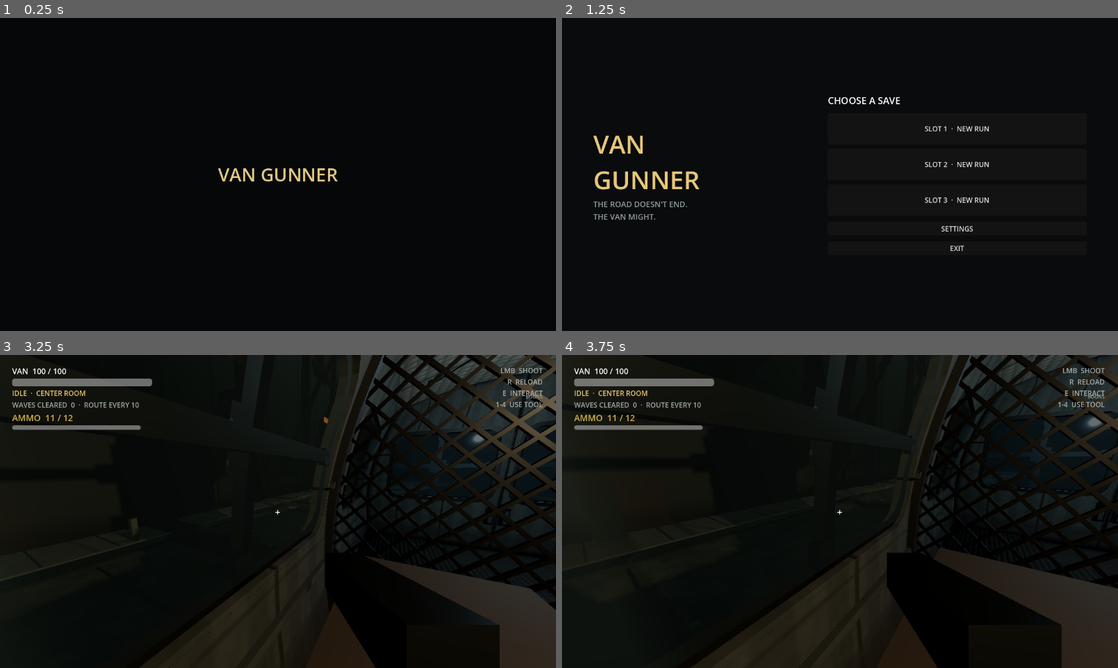
Above: before the commit, frames 1-4 (two rows, left to right).
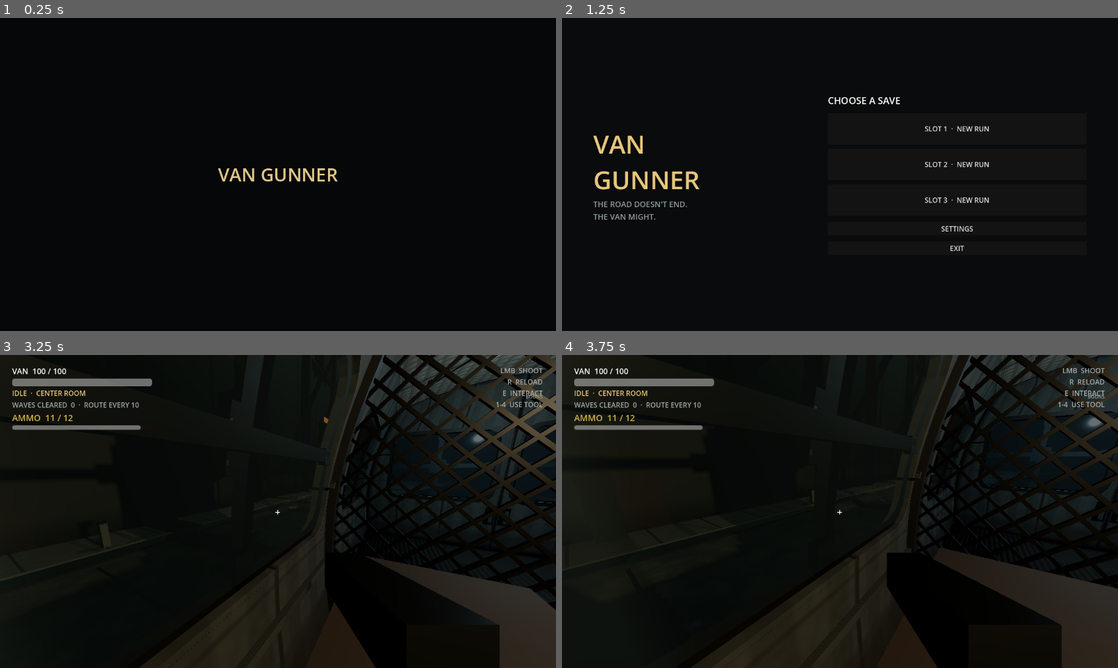
Above: after the commit, the same moments.

Repository: SebastianFreitas/van-gunner
Game: Godot game, scene res://scenes/boot/boot.tscn
Two runs of this game, one before a commit and one after it. Both use one fixed random seed, a clock stepped at 60 frames per second and the inputs below.
Inputs (mouse positions are in pixels of both pictures, inside the frame that each line leads up to):
- Up to frame 1 (0.25 s): no input
- Up to frame 2 (1.25 s): tap Enter at 0.5 s; move the mouse to (962, 158) at 0.52 s; hold D (move_right) from 0.53 s (still down); hold E (interact) from 0.53 s (still down)
- Up to frame 3 (3.25 s): release D (move_right) at 1.25 s; release E (interact) at 1.25 s; click "SLOT 1 · NEW RUN" at 1.25 s; tap Space at 2 s; move the mouse to (250, 511) at 2.02 s; hold W (move_forward) from 2.03 s (still down); click (250, 511) at 2.1 s; move the mouse to (289, 505) at 2.77 s; hold 1 (use_slot_1) from 2.78 s (still down)
- Up to frame 4 (3.75 s): keep holding W (move_forward); move the mouse to (834, 517) at 3.52 s; release 1 (use_slot_1) at 3.53 s; tap 2 (use_slot_2) at 3.6 s

Frames 1-2 are identical in both runs. In frame 3, less than 0.1% of the frame differs, in the area x 17-25%, y 52-60%; in frame 4, less than 0.1%.

Commit message:
Fix sidewalk corner returns so junction and side-street mouths meet cleanly.
Trim adjoining curb ends and wrap corner pads onto stem/branch slabs so blunt L seams no longer show.

Co-authored-by: Cursor <cursoragent@cursor.com>

Diff:
--- a/scenes/corridor/corridor_segment.gd
+++ b/scenes/corridor/corridor_segment.gd
@@ -1,6 +1,7 @@
 extends Node3D
 
 const VARIANT_COUNT := 4
+const SIDE_STREET_CORNER_INSET := 0.85
 
 @onready var _variants: Array[Node3D] = [
 	$Structure/Variant0,
@@ -64,10 +65,66 @@
 		return
 	# Wall collision disabled means the side is open (side street or shop bay).
 	# Drop sidewalk there so branch / bay road meets flush carriageway.
-	_road_floor.set_side_openings(
-		_left_wall_collision.disabled,
-		_right_wall_collision.disabled
-	)
+	var left_open := _left_wall_collision.disabled
+	var right_open := _right_wall_collision.disabled
+	_road_floor.set_side_openings(left_open, right_open)
+	_sync_side_street_branch_trims(left_open, right_open)
+	_build_side_street_corner_returns(left_open, right_open)
+
+
+func _sync_side_street_branch_trims(left_open: bool, right_open: bool) -> void:
+	# Trim branch sidewalk ends at the corridor mouth so corner returns own it.
+	var left_road := _side_street_road(_side_street_left)
+	if left_road:
+		if left_open:
+			left_road.set_sidewalk_end_trims(0.0, SIDE_STREET_CORNER_INSET)
+		else:
+			left_road.set_sidewalk_end_trims(0.0, 0.0)
+	var right_road := _side_street_road(_side_street_right)
+	if right_road:
+		if right_open:
+			right_road.set_sidewalk_end_trims(0.0, SIDE_STREET_CORNER_INSET)
+		else:
+			right_road.set_sidewalk_end_trims(0.0, 0.0)
+
+
+func _build_side_street_corner_returns(left_open: bool, right_open: bool) -> void:
+	var existing := get_node_or_null("SideStreetCorners")
+	if existing:
+		remove_child(existing)
+		existing.free()
+	if not left_open and not right_open:
+		return
+
+	var host := Node3D.new()
+	host.name = "SideStreetCorners"
+	add_child(host)
+
+	var main_w := _road_floor.sidewalk_width
+	var outward := SIDE_STREET_CORNER_INSET + 0.08
+
+	if left_open:
+		var left_w := main_w
+		var left_road := _side_street_road(_side_street_left)
+		if left_road:
+			left_w = left_road.sidewalk_width
+		# Mouth corners on the open left edge (±Z).
+		_road_floor.spawn_corner_return(host, -1.0, 1.0, main_w, left_w, "LeftPos", outward)
+		_road_floor.spawn_corner_return(host, -1.0, -1.0, main_w, left_w, "LeftNeg", outward)
+
+	if right_open:
+		var right_w := main_w
+		var right_road := _side_street_road(_side_street_right)
+		if right_road:
+			right_w = right_road.sidewalk_width
+		_road_floor.spawn_corner_return(host, 1.0, 1.0, main_w, right_w, "RightPos", outward)
+		_road_floor.spawn_corner_return(host, 1.0, -1.0, main_w, right_w, "RightNeg", outward)
+
+
+func _side_street_road(side_street: Node3D) -> RoadFloor:
+	if side_street == null:
+		return null
+	return side_street.get_node_or_null("RoadFloor") as RoadFloor
 
 
 func _set_side_structure_visible(side: StringName, structure_visible: bool) -> void:
--- a/scenes/corridor/corridor_t_junction.gd
+++ b/scenes/corridor/corridor_t_junction.gd
@@ -1,6 +1,10 @@
 extends Node3D
 
 ## Fills the blunt L where stem / branch sidewalks meet the open junction slab.
+## Trims adjoining sidewalk ends so corner returns own the mouth instead of
+## fighting full-length curb end-caps.
+
+const CORNER_INSET := 0.9
 
 @onready var _junction: RoadFloor = $JunctionRoad
 @onready var _stem: RoadFloor = $StemRoad
@@ -9,7 +13,21 @@
 
 
 func _ready() -> void:
+	_prepare_adjoining_trims()
 	_build_corner_returns()
+
+
+func _prepare_adjoining_trims() -> void:
+	# Child RoadFloors already built in their _ready — trim junction-facing ends
+	# and rebuild so blunt curb caps don't sit on top of the corner pads.
+	if _stem:
+		# Stem sits at +Z; junction is toward local -Z.
+		_stem.set_sidewalk_end_trims(0.0, CORNER_INSET)
+	if _branch_left:
+		# Branch local -Z faces the junction mouth (see branch transforms).
+		_branch_left.set_sidewalk_end_trims(0.0, CORNER_INSET)
+	if _branch_right:
+		_branch_right.set_sidewalk_end_trims(0.0, CORNER_INSET)
 
 
 func _build_corner_returns() -> void:
@@ -18,6 +36,7 @@
 
 	var existing := get_node_or_null("CornerReturns")
 	if existing:
+		remove_child(existing)
 		existing.free()
 
 	var host := Node3D.new()
@@ -27,10 +46,12 @@
 	var stem_w := _stem.sidewalk_width if _stem else _junction.sidewalk_width
 	var left_w := _branch_left.sidewalk_width if _branch_left else stem_w
 	var right_w := _branch_right.sidewalk_width if _branch_right else stem_w
+	# Reach past the tile edge far enough to fill the trimmed mouth gap.
+	var outward := CORNER_INSET + 0.08
 
 	# Near corners: stem sidewalk width along X, branch width along Z.
-	_junction.spawn_corner_return(host, -1.0, 1.0, stem_w, left_w, "NearLeft")
-	_junction.spawn_corner_return(host, 1.0, 1.0, stem_w, right_w, "NearRight")
-	# Far corners: both arms match the branch sidewalks.
-	_junction.spawn_corner_return(host, -1.0, -1.0, left_w, left_w, "FarLeft")
-	_junction.spawn_corner_return(host, 1.0, -1.0, right_w, right_w, "FarRight")
+	_junction.spawn_corner_return(host, -1.0, 1.0, stem_w, left_w, "NearLeft", outward)
+	_junction.spawn_corner_return(host, 1.0, 1.0, stem_w, right_w, "NearRight", outward)
+	# Far corners — small outward only (far wall sits on this edge).
+	_junction.spawn_corner_return(host, -1.0, -1.0, left_w, left_w, "FarLeft", 0.12)
+	_junction.spawn_corner_return(host, 1.0, -1.0, right_w, right_w, "FarRight", 0.12)
--- a/scenes/corridor/corridor_t_junction.tscn
+++ b/scenes/corridor/corridor_t_junction.tscn
@@ -51,6 +51,7 @@
 transform = Transform3D(1, 0, 0, 0, 1, 0, 0, 0, 1, 0, 0, 14.55)
 span_x = 18.0
 span_z = 11.1
+sidewalk_width = 1.1
 detail_seed = 21
 
 [node name="JunctionRoad" parent="." instance=ExtResource("2_road_floor")]
--- a/scripts/run/road_floor.gd
+++ b/scripts/run/road_floor.gd
@@ -23,6 +23,10 @@
 ## (use for side-street / shop openings so we don't stack sidewalk under the branch).
 @export var sidewalk_left := true
 @export var sidewalk_right := true
+## Shorten sidewalk/curb/gutter before the +Z / -Z tile edge so a corner
+## return can own the mouth instead of leaving a blunt end-cap.
+@export var sidewalk_trim_z_pos := 0.0
+@export var sidewalk_trim_z_neg := 0.0
 @export var include_collision := true
 @export var detail_seed := 0
 @export var rebuild_on_ready := true
@@ -66,6 +70,7 @@
 ## L-shaped sidewalk + curb return at one footprint corner.
 ## `corner_x` / `corner_z` are ±1 selecting the corner; `extent_*` is how far the
 ## pad reaches inward from that edge (usually the adjoining sidewalk widths).
+## `outward` reaches past the tile edge onto adjoining stem/branch slabs.
 ## Parents meshes under `host` so junction tiles can keep returns if this floor rebuilds.
 func spawn_corner_return(
 	host: Node3D,
@@ -73,21 +78,21 @@
 	corner_z: float,
 	extent_x: float,
 	extent_z: float,
-	name_prefix: String = "Corner"
+	name_prefix: String = "Corner",
+	outward: float = 0.25
 ) -> void:
 	var sx := signf(corner_x)
 	var sz := signf(corner_z)
 	if sx == 0.0 or sz == 0.0:
 		return
-	var ex := maxf(0.05, extent_x)
-	var ez := maxf(0.05, extent_z)
-	# Slight overlap into adjoining slabs hides the end-cap seam.
-	const OVERLAP := 0.04
-	ex += OVERLAP
-	ez += OVERLAP
+	var in_x := maxf(0.05, extent_x)
+	var in_z := maxf(0.05, extent_z)
+	var out := maxf(0.02, outward)
+	var ex := in_x + out
+	var ez := in_z + out
 
 	var walk_mat := sidewalk_material if sidewalk_material else _sidewalk_mat(
-		Vector2(maxf(0.5, extent_x), maxf(0.5, extent_z))
+		Vector2(maxf(0.5, in_x), maxf(0.5, in_z))
 	)
 	var curb_mat := curb_material if curb_material else _std(
 		Color(0.3, 0.29, 0.265, 1.0), 0.9, 0.02
@@ -102,9 +107,9 @@
 
 	var edge_x := sx * half_x
 	var edge_z := sz * half_z
-	# Inward from the outer corner (overlap extends slightly past the tile edge).
-	var pad_cx := edge_x - sx * (ex * 0.5 - OVERLAP * 0.5)
-	var pad_cz := edge_z - sz * (ez * 0.5 - OVERLAP * 0.5)
+	# Inward by in_*, outward past the tile edge by out (covers trimmed end-caps).
+	var pad_cx := edge_x - sx * (in_x - out) * 0.5
+	var pad_cz := edge_z - sz * (in_z - out) * 0.5
 
 	_add_box_centered_to(
 		host,
@@ -118,16 +123,16 @@
 	var curb_w := curb_face_depth
 	var curb_h := curb_height + 0.02
 	var curb_y := road_surface_y + curb_h * 0.5
-	# Inner faces of the L (toward carriageway).
-	var inner_x := edge_x - sx * (ex - OVERLAP)
-	var inner_z := edge_z - sz * (ez - OVERLAP)
+	# Inner faces of the L (toward carriageway), flush with inward extents.
+	var inner_x := edge_x - sx * in_x
+	var inner_z := edge_z - sz * in_z
 
 	# Curb strip parallel to Z (faces the road along ±X).
 	_add_box_centered_to(
 		host,
 		"%sCurbZ" % name_prefix,
-		Vector3(curb_w, curb_h, ez - OVERLAP),
-		Vector3(inner_x + sx * curb_w * 0.5, curb_y, edge_z - sz * ((ez - OVERLAP) * 0.5)),
+		Vector3(curb_w, curb_h, in_z + out * 0.5),
+		Vector3(inner_x + sx * curb_w * 0.5, curb_y, edge_z - sz * (in_z - out * 0.5) * 0.5),
 		curb_mat,
 		false
 	)
@@ -135,9 +140,9 @@
 	_add_box_centered_to(
 		host,
 		"%sCurbX" % name_prefix,
-		Vector3(ex - OVERLAP - curb_w, curb_h, curb_w),
+		Vector3(in_x + out * 0.5 - curb_w, curb_h, curb_w),
 		Vector3(
-			edge_x - sx * ((ex - OVERLAP + curb_w) * 0.5),
+			edge_x - sx * (in_x - out * 0.5 + curb_w) * 0.5,
 			curb_y,
 			inner_z + sz * curb_w * 0.5
 		),
@@ -194,19 +199,22 @@
 
 	var walk_thickness := sidewalk_top - slab_bottom
 	var walk_center_x := half_x - sidewalk_width * 0.5
+	var walk_span := _sidewalk_span_z()
+	var walk_len: float = walk_span.x
+	var walk_cz: float = walk_span.y
 	if sidewalk_left:
 		_add_box_centered(
 			"SidewalkLeft",
-			Vector3(sidewalk_width, walk_thickness, span_z),
-			Vector3(-walk_center_x, slab_bottom + walk_thickness * 0.5, 0.0),
+			Vector3(sidewalk_width, walk_thickness, walk_len),
+			Vector3(-walk_center_x, slab_bottom + walk_thickness * 0.5, walk_cz),
 			walk_mat,
 			true
 		)
 	if sidewalk_right:
 		_add_box_centered(
 			"SidewalkRight",
-			Vector3(sidewalk_width, walk_thickness, span_z),
-			Vector3(walk_center_x, slab_bottom + walk_thickness * 0.5, 0.0),
+			Vector3(sidewalk_width, walk_thickness, walk_len),
+			Vector3(walk_center_x, slab_bottom + walk_thickness * 0.5, walk_cz),
 			walk_mat,
 			true
 		)
@@ -217,16 +225,16 @@
 	if sidewalk_left:
 		_add_box_centered(
 			"GutterLeft",
-			Vector3(gutter_width, gutter_thickness, span_z),
-			Vector3(-gutter_center_x, slab_bottom + gutter_thickness * 0.5, 0.0),
+			Vector3(gutter_width, gutter_thickness, walk_len),
+			Vector3(-gutter_center_x, slab_bottom + gutter_thickness * 0.5, walk_cz),
 			dark_mat,
 			true
 		)
 	if sidewalk_right:
 		_add_box_centered(
 			"GutterRight",
-			Vector3(gutter_width, gutter_thickness, span_z),
-			Vector3(gutter_center_x, slab_bottom + gutter_thickness * 0.5, 0.0),
+			Vector3(gutter_width, gutter_thickness, walk_len),
+			Vector3(gutter_center_x, slab_bottom + gutter_thickness * 0.5, walk_cz),
 			dark_mat,
 			true
 		)
@@ -237,16 +245,16 @@
 	if sidewalk_left:
 		_add_box_centered(
 			"CurbLeft",
-			Vector3(curb_w, curb_h, span_z),
-			Vector3(-curb_x, road_surface_y + curb_h * 0.5, 0.0),
+			Vector3(curb_w, curb_h, walk_len),
+			Vector3(-curb_x, road_surface_y + curb_h * 0.5, walk_cz),
 			curb_mat,
 			false
 		)
 	if sidewalk_right:
 		_add_box_centered(
 			"CurbRight",
-			Vector3(curb_w, curb_h, span_z),
-			Vector3(curb_x, road_surface_y + curb_h * 0.5, 0.0),
+			Vector3(curb_w, curb_h, walk_len),
+			Vector3(curb_x, road_surface_y + curb_h * 0.5, walk_cz),
 			curb_mat,
 			false
 		)
@@ -395,11 +403,14 @@
 	rng.seed = _seed_value(73)
 	var walk_inner := half_x - sidewalk_width
 	var walk_mid := half_x - sidewalk_width * 0.5
+	var half_z := span_z * 0.5
+	var z_min := -half_z + maxf(0.0, sidewalk_trim_z_neg) + 0.4
+	var z_max := half_z - maxf(0.0, sidewalk_trim_z_pos) - 0.4
 
 	# Utility boxes against the wall line, sparse.
-	var z := -span_z * 0.35
+	var z := z_min + span_z * 0.1
 	var i := 0
-	while z < span_z * 0.4:
+	while z < z_max - span_z * 0.05:
 		for side: float in [-1.0, 1.0]:
 			if side < 0.0 and not sidewalk_left:
 				continue
@@ -422,9 +433,9 @@
 		i += 1
 
 	# Short bollards near curb, sparse along each side.
-	z = -span_z * 0.4
+	z = z_min + span_z * 0.05
 	i = 0
-	while z < span_z * 0.4:
+	while z < z_max:
 		for side: float in [-1.0, 1.0]:
 			if side < 0.0 and not sidewalk_left:
 				continue
@@ -453,9 +464,9 @@
 
 	# Sidewalk slab seams (visual only).
 	var seam_spacing := 1.2
-	var sz := -span_z * 0.5 + seam_spacing
+	var sz := z_min + seam_spacing * 0.5
 	i = 0
-	while sz < span_z * 0.5 - 0.4:
+	while sz < z_max:
 		for side: float in [-1.0, 1.0]:
 			if side < 0.0 and not sidewalk_left:
 				continue
@@ -524,6 +535,30 @@
 		return int(detail_seed) ^ salt
 	# Stable per footprint so tiled segments don't shimmer when rebuilt.
 	return hash(Vector3(span_x, span_z, float(salt)))
+
+
+## Returns (length along Z, center Z) for sidewalk/curb/gutter after end trims.
+func _sidewalk_span_z() -> Vector2:
+	var half_z := span_z * 0.5
+	var z_neg := -half_z + maxf(0.0, sidewalk_trim_z_neg)
+	var z_pos := half_z - maxf(0.0, sidewalk_trim_z_pos)
+	var length := maxf(0.05, z_pos - z_neg)
+	return Vector2(length, (z_neg + z_pos) * 0.5)
+
+
+## Trim sidewalk/curb ends then rebuild (for junction / side-street mouths).
+func set_sidewalk_end_trims(trim_z_pos: float, trim_z_neg: float) -> void:
+	var want_pos := maxf(0.0, trim_z_pos)
+	var want_neg := maxf(0.0, trim_z_neg)
+	if (
+		is_equal_approx(sidewalk_trim_z_pos, want_pos)
+		and is_equal_approx(sidewalk_trim_z_neg, want_neg)
+		and _built
+	):
+		return
+	sidewalk_trim_z_pos = want_pos
+	sidewalk_trim_z_neg = want_neg
+	rebuild()
 
 
 func _asphalt_mat(_surface_size_m: Vector2) -> ShaderMaterial:
